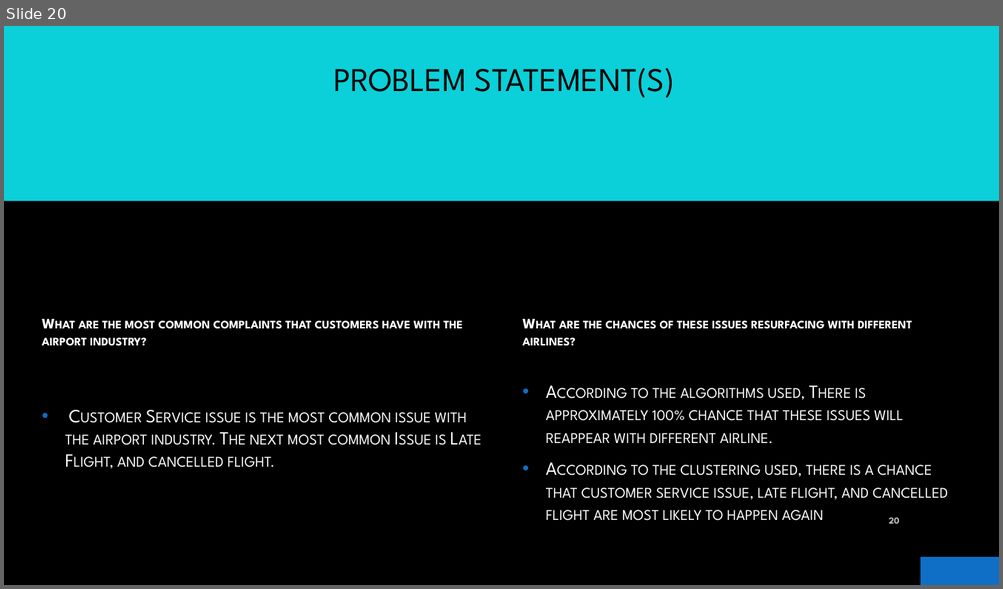
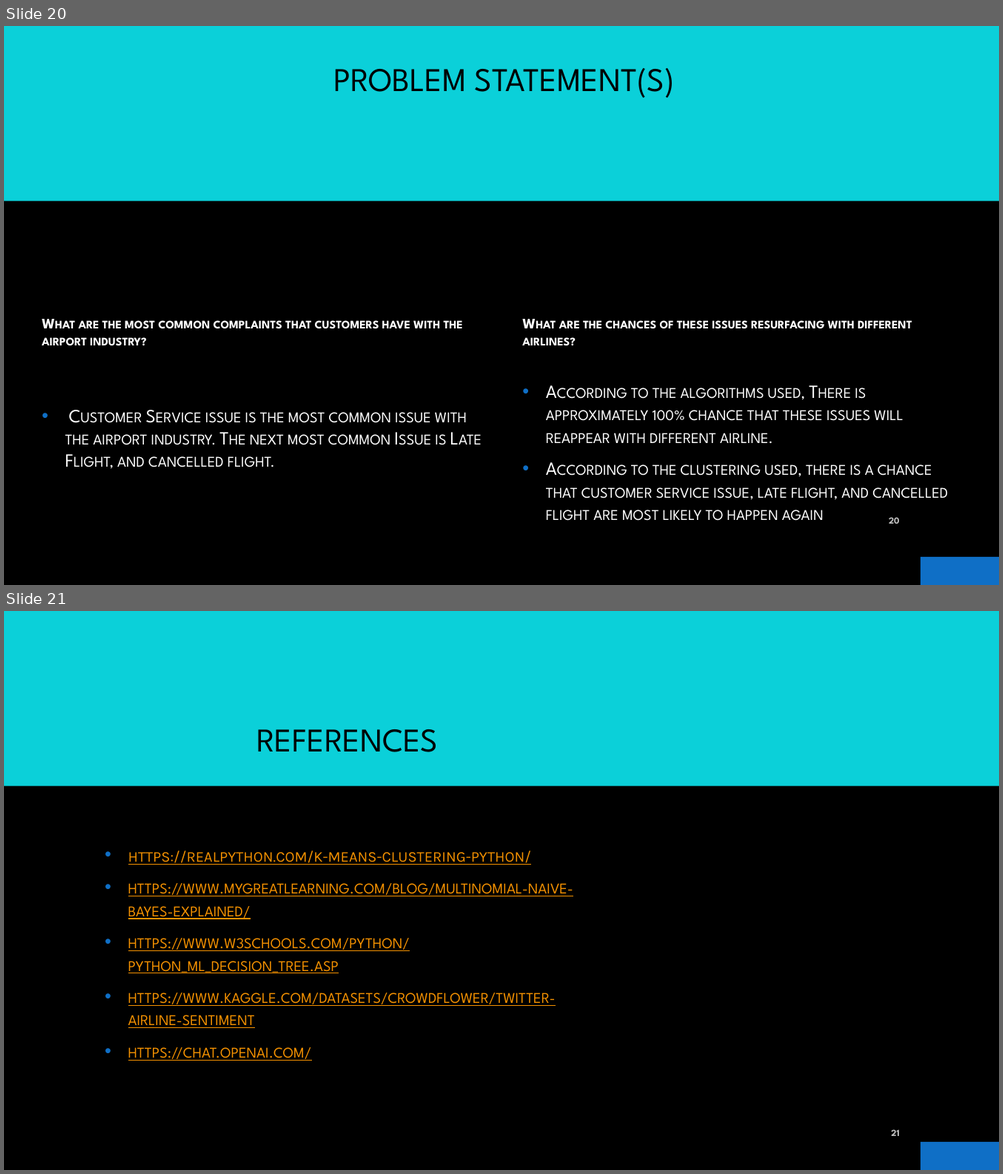
Before and after one commit to ElDon2308/Airline-Sentiment-Analysis, a slide deck: Airline_Sentiment_Analysis_Presentation.pptx. Shown one above the other, each under a label of ours: slide 20 before the commit, slides 20 and 21 after it. The pictures are 1003x589 and 1003x1174 pixels, drawn with LibreOffice and Linux fonts; fonts in the diff are those of the drawing; background and template pictures are left out. Boxes give left, top, right and bottom in pixels: in the first picture for what was removed or moved away, otherwise in the second. Text is boxed around its words. In the diff, an @@ line names an element or a change of style, - is before the commit and + after.

Commit message:
Final FInal FInal presentation

```diff
--- a/Airline_Sentiment_Analysis_Presentation.pptx
+++ b/Airline_Sentiment_Analysis_Presentation.pptx
@@ slide 21 added at [4,611,999,1170], background picture (left out); not listed: 3 template elements that a slide beside it also shows @@
@@ title added at [256,729,438,752], 32 pt, text #000000 @@
+REFERENCES
@@ text added at [128,851,573,1061], 18 pt, text #F49100, underline, small capitals @@
+• https://realpython.com/k-means-clustering-python/
+• https://www.mygreatlearning.com/blog/multinomial-naive-bayes-explained/
+• https://www.w3schools.com/python/python_ml_decision_tree.asp
+• https://www.kaggle.com/datasets/crowdflower/twitter-airline-sentiment
+• https://chat.openai.com/
@@ page number added at [891,1130,899,1136], 9 pt, text #BFBFBF, bold @@
+21
```
